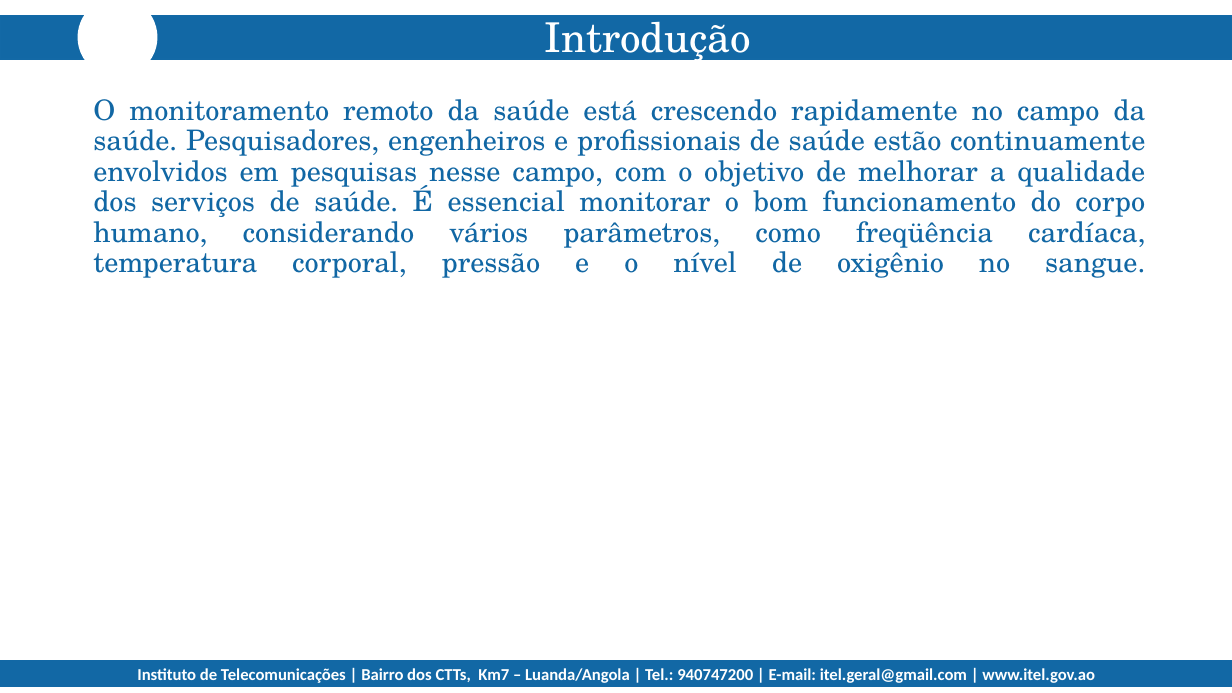
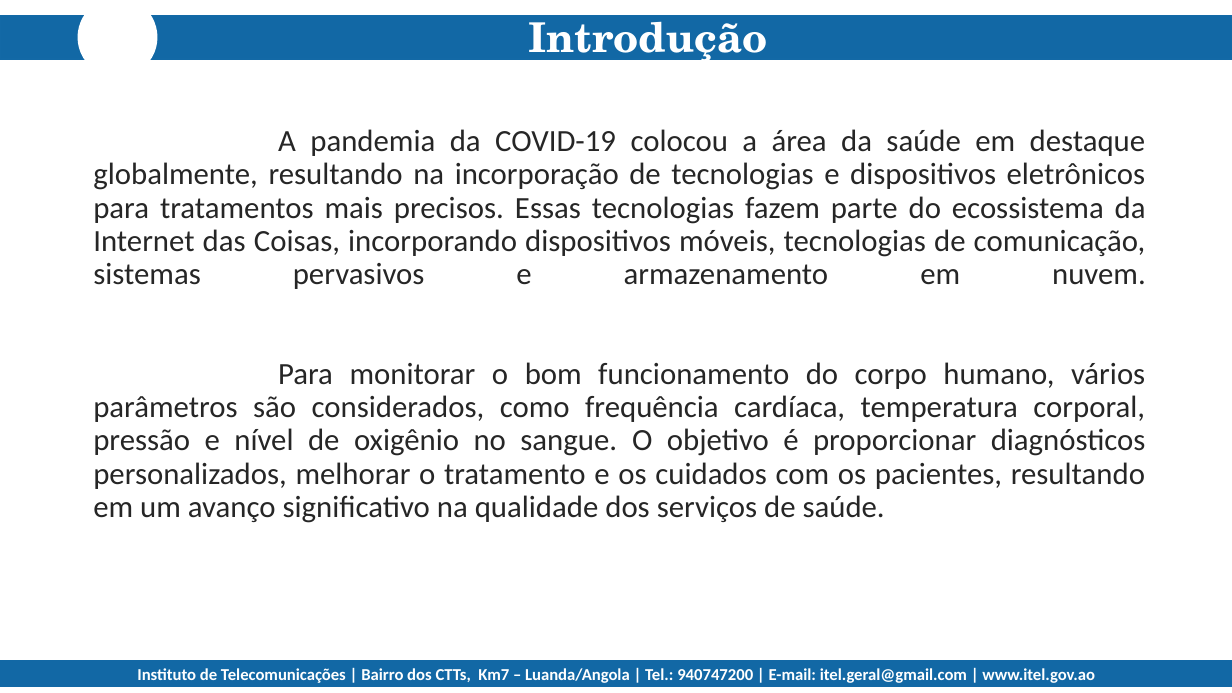
Before and after one commit to nangazaki/pulso-seguro, a slide deck: slide 3 of relatório/Apresentação.pptx. Drawn at 1232x693 pixels with LibreOffice and Linux fonts; fonts in the diff are those of the drawing; background and template pictures are left out. Boxes give left, top, right and bottom in pixels: in the first picture for what was removed or moved away, otherwise in the second. Text is boxed around its words. In the diff, an @@ line names an element or a change of style, - is before the commit and + after.

```diff
--- a/relatório/Apresentação.pptx
+++ b/relatório/Apresentação.pptx
@@ subtitle "Introdução" at [528, 11, 767, 66]: bold on @@
@@ title at [93, 129, 1146, 523]: text changed; size 22 to 24 pt; font TeX Gyre Schola to Calibri; text colour #1167A4 to #262626 @@
-O monitoramento remoto da saúde está crescendo rapidamente no campo da saúde. Pesquisadores, engenheiros e profissionais de saúde estão continuamente envolvidos em pesquisas nesse campo, com o objetivo de melhorar a qualidade dos serviços de saúde. É essencial monitorar o bom funcionamento do corpo humano, considerando vários parâmetros, como freqüência cardíaca, temperatura corporal, pressão e o nível de oxigênio no sangue.
+A pandemia da COVID-19 colocou a área da saúde em destaque globalmente, resultando na incorporação de tecnologias e dispositivos eletrônicos para tratamentos mais precisos. Essas tecnologias fazem parte do ecossistema da Internet das Coisas, incorporando dispositivos móveis, tecnologias de comunicação, sistemas pervasivos e armazenamento em nuvem.
+Para monitorar o bom funcionamento do corpo humano, vários parâmetros são considerados, como frequência cardíaca, temperatura corporal, pressão e nível de oxigênio no sangue. O objetivo é proporcionar diagnósticos personalizados, melhorar o tratamento e os cuidados com os pacientes, resultando em um avanço significativo na qualidade dos serviços de saúde.
```
Also in this commit, not shown: 1 other slide changed, 9 slides added, 3 slides removed, 14 other files.
